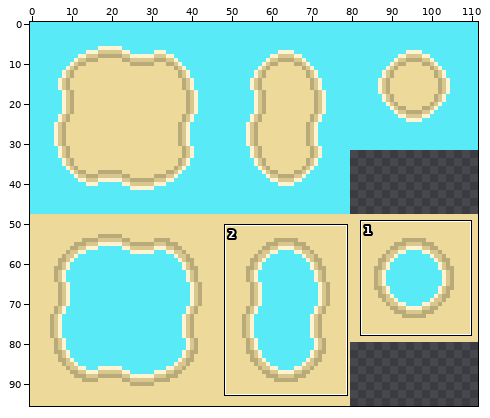
Two versions of one pixel-art file, The Fallen Guardian/Assets/Art/Tiles/Beach/Beach TileMap.aseprite. Above, an overview of the earlier version with the close-up marked.
Close-up. Old version:
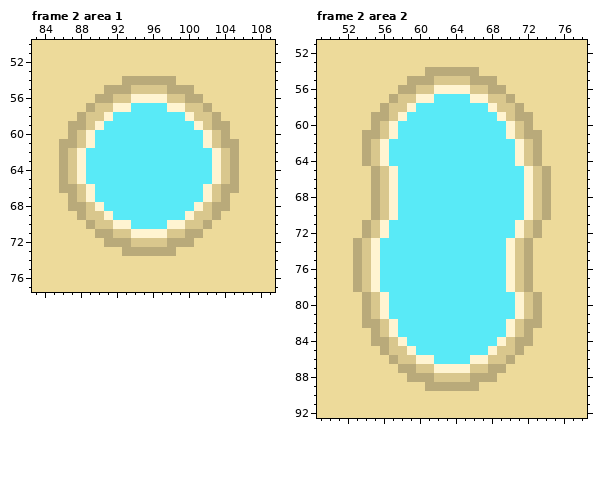
112x96 pixels, 2 frames. Shown: frame 2 area 1: x 83..109, y 50..77; frame 2 area 2: x 49..78, y 51..92. The commit also changed other frames or places, which this record leaves out.
After the commit:
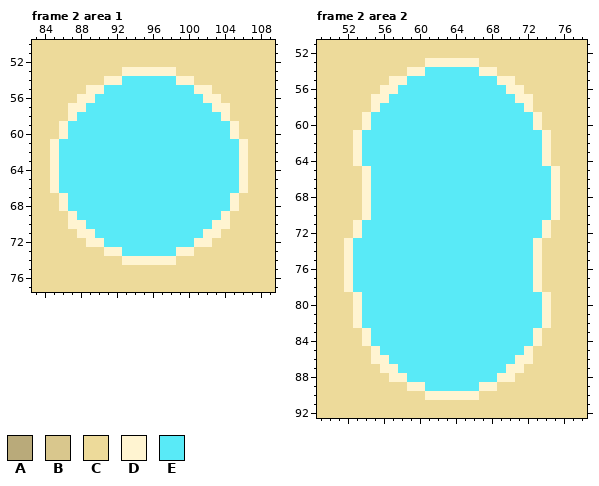
Palette (. is transparent): A #b9aa7a  B #d9c78d  C #edda9a  D #fff4d1  E #59eaf7
From old to new:
Changed rows in their new state; - is an unchanged pixel.
Frame 2 area 1:
first column x 85:
53 --------DDDDDD--------
54 ------DDEEEEEEDD------
55 ----DDEEEEEEEEEEDD----
56 ---DDEEEEEEEEEEEEDD---
57 --DDEEEEE----EEEEEDD--
58 --DEEEE--------EEEED--
59 -DEEEE----------EEEED-
60 -DEEE------------EEED-
61 DEEEE------------EEEED
62 DEEE--------------EEED
63 DEEE--------------EEED
64 DEEE--------------EEED
65 DEEE--------------EEED
66 DEEEE------------EEEED
67 -DEEE------------EEED-
68 -DEEEE----------EEEED-
69 --DEEEE--------EEEED--
70 --DDEEEEE----EEEEEDD--
71 ---DDEEEEEEEEEEEEDD---
72 ----DDEEEEEEEEEEDD----
73 ------DDEEEEEEDD------
74 --------DDDDDD--------
Frame 2 area 2:
first column x 52:
53 ---------DDDDDD---------
54 -------DDEEEEEEDD-------
55 -----DDEEEEEEEEEEDD-----
56 ----DDEEEEEEEEEEEEDD----
57 ---DDEEEEE----EEEEEDD---
58 ---DEEEE--------EEEED---
59 --DEEEE----------EEEED--
60 --DEEE------------EEED--
61 -DEEEE------------EEEED-
62 -DEEE--------------EEED-
63 -DEEE--------------EEED-
64 -DEEE--------------EEED-
65 --DEEE--------------EEED
66 --DEEE--------------EEED
67 --DEEE--------------EEED
68 --DEEE--------------EEED
69 --DEEE--------------EEED
70 --DEEE--------------EEED
71 -DEEE--------------EEED-
72 -DEEE--------------EEED-
73 DEEE--------------EEED--
74 DEEE--------------EEED--
75 DEEE--------------EEED--
76 DEEE--------------EEED--
77 DEEE--------------EEED--
78 DEEE--------------EEED--
79 -DEEE--------------EEED-
80 -DEEE--------------EEED-
81 -DEEE--------------EEED-
82 -DEEEE------------EEEED-
83 --DEEE------------EEED--
84 --DEEEE----------EEEED--
85 ---DEEEE--------EEEED---
86 ---DDEEEEE----EEEEEDD---
87 ----DDEEEEEEEEEEEEDD----
88 -----DDEEEEEEEEEEDD-----
89 -------DDEEEEEEDD-------
90 ---------DDDDDD---------
Pixel boxes of the changes (left, top, right, bottom) in both close-ups:
changed: (50, 67, 248, 265)
changed: (344, 58, 560, 400)
